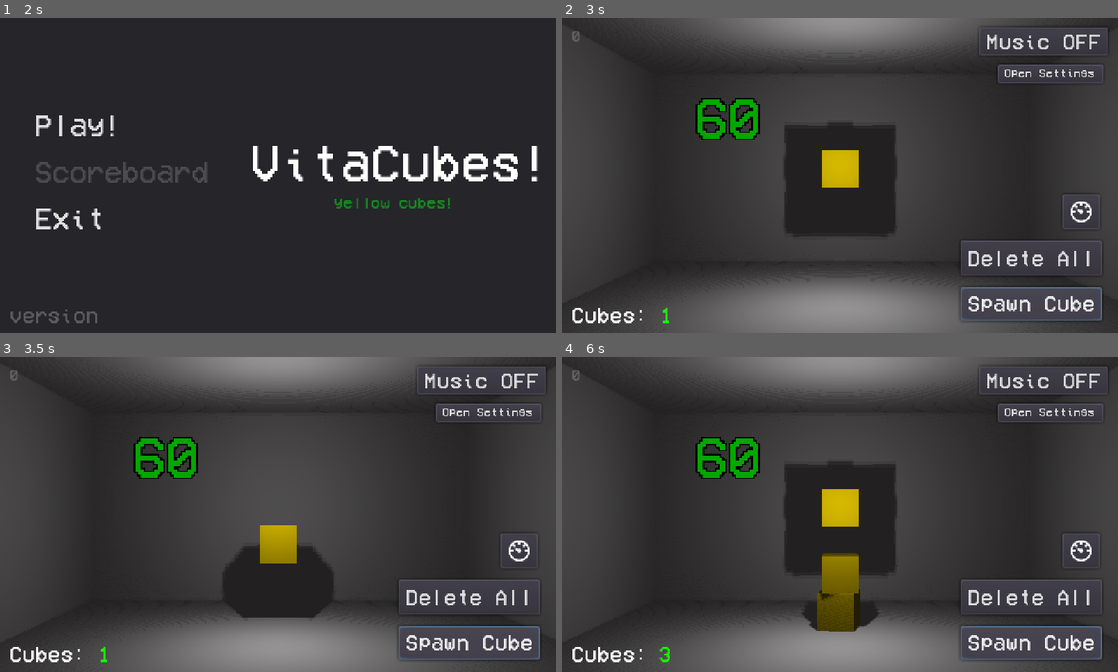
Above: before the commit, frames 1-4 (two rows, left to right).
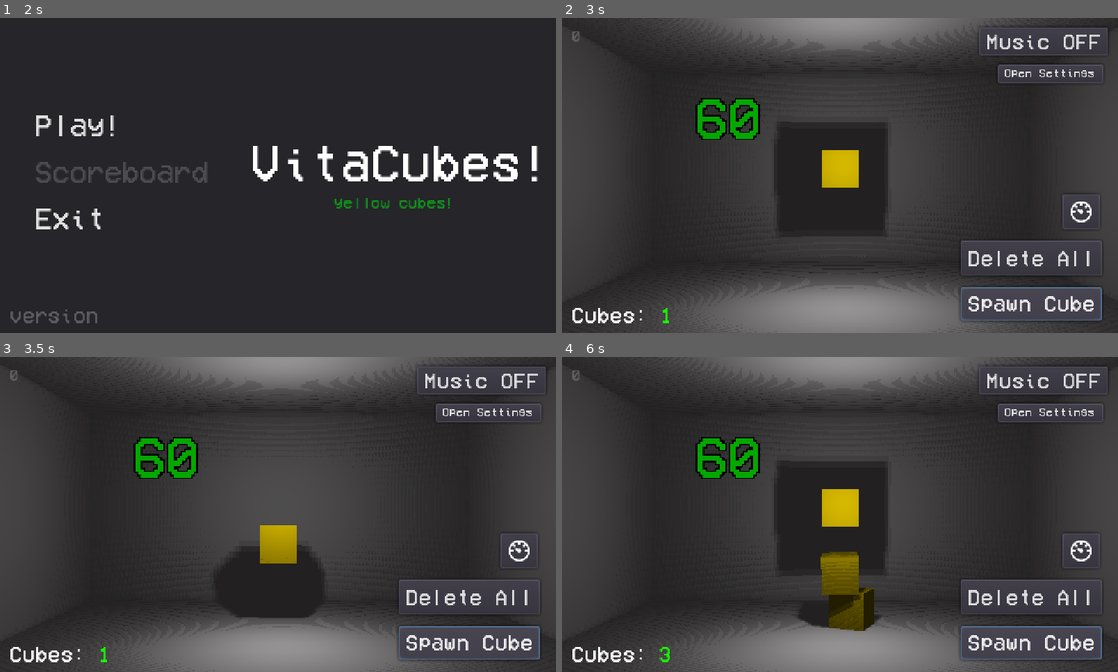
Above: after the commit, the same moments.

Repository: yaragirodev/vitaCubes
Game: Godot game, scene res://scenes/preLoadMenu.tscn
The game is run twice, just before and just after one commit, with the same random seed, the same clock (stepped at 60 frames per second) and the same inputs.
Inputs (mouse positions are in pixels of both pictures, inside the frame that each line leads up to):
- Up to frame 1 (2 s): click "Load Assets" at 0.5 s; click "Start" at 1.25 s
- Up to frame 2 (3 s): click "Play!" at 2 s; click "Spawn Cube" at 2.75 s
- Up to frame 3 (3.5 s): no input
- Up to frame 4 (6 s): click (1079, 549) at 3.5 s; click "Spawn Cube" at 4.25 s; click (1079, 549) at 5 s; click "Spawn Cube" at 5.75 s

Frame 1 is identical in both runs. In frame 2, 1.0% of the frame differs, in the area x 18-66%, y 6-100%; in frame 3, 0.2%; in frame 4, 2.3%.

Commit message:
make room more big

Diff:
--- a/scenes/main.tscn
+++ b/scenes/main.tscn
@@ -31,18 +31,18 @@
 [node name="env" type="Spatial" parent="."]
 
 [node name="CSGBox" type="CSGBox" parent="env"]
-transform = Transform( 1, 0, 0, 0, 1, 0, 0, 0, 1, 0, -2.12524, 0 )
+transform = Transform( 1, 0, 0, 0, 1, 0, 0, 0, 1, 0, -2.12524, -9.32876 )
 use_collision = true
 width = 29.7181
 height = 4.41203
-depth = 18.4865
+depth = 69.6768
 
 [node name="CSGBox5" type="CSGBox" parent="env"]
-transform = Transform( 1, 0, 0, 0, 1, 0, 0, 0, 1, 0, 13.9429, 0 )
+transform = Transform( 1, 0, 0, 0, 1, 0, 0, 0, 1, 0, 13.9429, 26.3458 )
 use_collision = true
 width = 29.7181
 height = 0.491139
-depth = 18.4865
+depth = 75.3969
 
 [node name="backwall" type="CSGBox" parent="env"]
 transform = Transform( 1, 0, 0, 0, 1, 0, 0, 0, 1, 0, 6.96227, -9.13067 )
@@ -58,22 +58,34 @@
 font = SubResource( 2 )
 script = ExtResource( 3 )
 
-[node name="CSGBox3" type="CSGBox" parent="env"]
-transform = Transform( 1, 0, 0, 0, 1, 0, 0, 0, 1, -14.1169, 6.96227, -2.09146 )
+[node name="CSGBox4" type="CSGBox" parent="env"]
+transform = Transform( 1, 0, 0, 0, 1, 0, 0, 0, 1, 14.4102, 7.07878, 26.8336 )
 use_collision = true
 width = 1.1777
 height = 14.2517
-depth = 22.5589
+depth = 72.3171
 
-[node name="CSGBox4" type="CSGBox" parent="env"]
-transform = Transform( 1, 0, 0, 0, 1, 0, 0, 0, 1, 14.4102, 7.07878, -2.1481 )
+[node name="CSGBox6" type="CSGBox" parent="env"]
+transform = Transform( 1, 0, 0, 0, 1, 0, 0, 0, 1, -14.2304, 7.07878, 26.8336 )
 use_collision = true
 width = 1.1777
 height = 14.2517
-depth = 22.5589
+depth = 72.3171
 
 [node name="OmniLight" type="OmniLight" parent="env"]
-transform = Transform( 1, 0, 0, 0, 1, 0, 0, 0, 1, 0, 6.90334, 4.15841 )
+transform = Transform( 1, 0, 0, 0, 1, 0, 0, 0, 1, 0.200076, 6.90334, 4.15841 )
+shadow_enabled = true
+omni_range = 29.853
+omni_attenuation = 3.13834
+
+[node name="OmniLight2" type="OmniLight" parent="env"]
+transform = Transform( 1, 0, 0, 0, 1, 0, 0, 0, 1, 0.200076, 6.90334, 33.6066 )
+shadow_enabled = true
+omni_range = 29.853
+omni_attenuation = 3.13834
+
+[node name="OmniLight3" type="OmniLight" parent="env"]
+transform = Transform( 1, 0, 0, 0, 1, 0, 0, 0, 1, 0.200076, 6.90334, 53.4647 )
 shadow_enabled = true
 omni_range = 29.853
 omni_attenuation = 3.13834
--- a/scenes/mainLevel.gd
+++ b/scenes/mainLevel.gd
@@ -1,7 +1,14 @@
 extends Spatial
 
+# lights
 onready var light1 = $env/OmniLight
+onready var light2 = $env/OmniLight2
+onready var light3 = $env/OmniLight3
+
+# spatial
 onready var spawned_spatial = get_node("spawnedStuff")
+
+#other
 var isVita = false
 var OnPC = false
 
@@ -12,6 +19,8 @@
 	# no shadows on vita (its bugged)
 	if OS.get_name() == "Vita":
 		light1.shadow_enabled = false
+		light2.shadow_enabled = false
+		light3.shadow_enabled = false
 
 	globalData.mainScene = self
 
